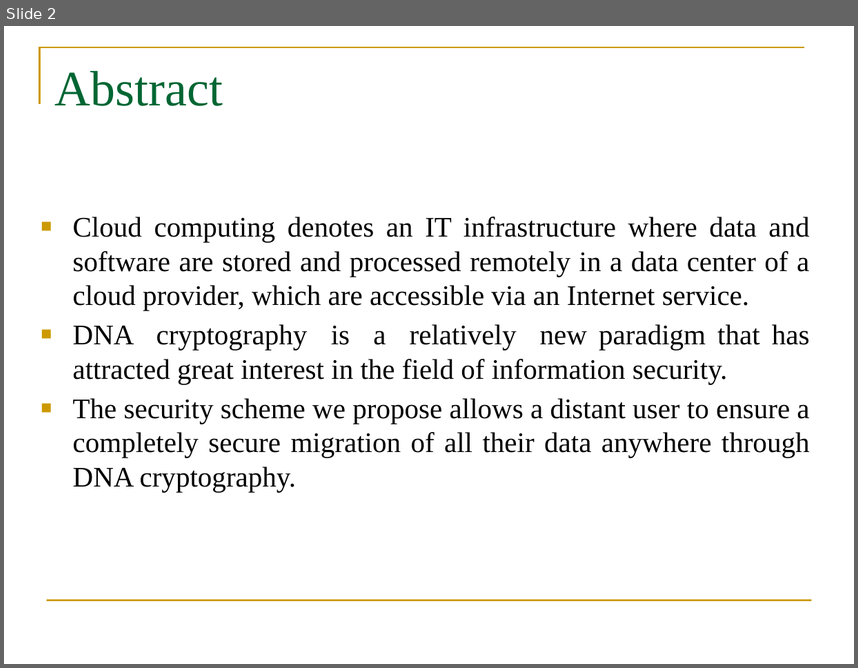
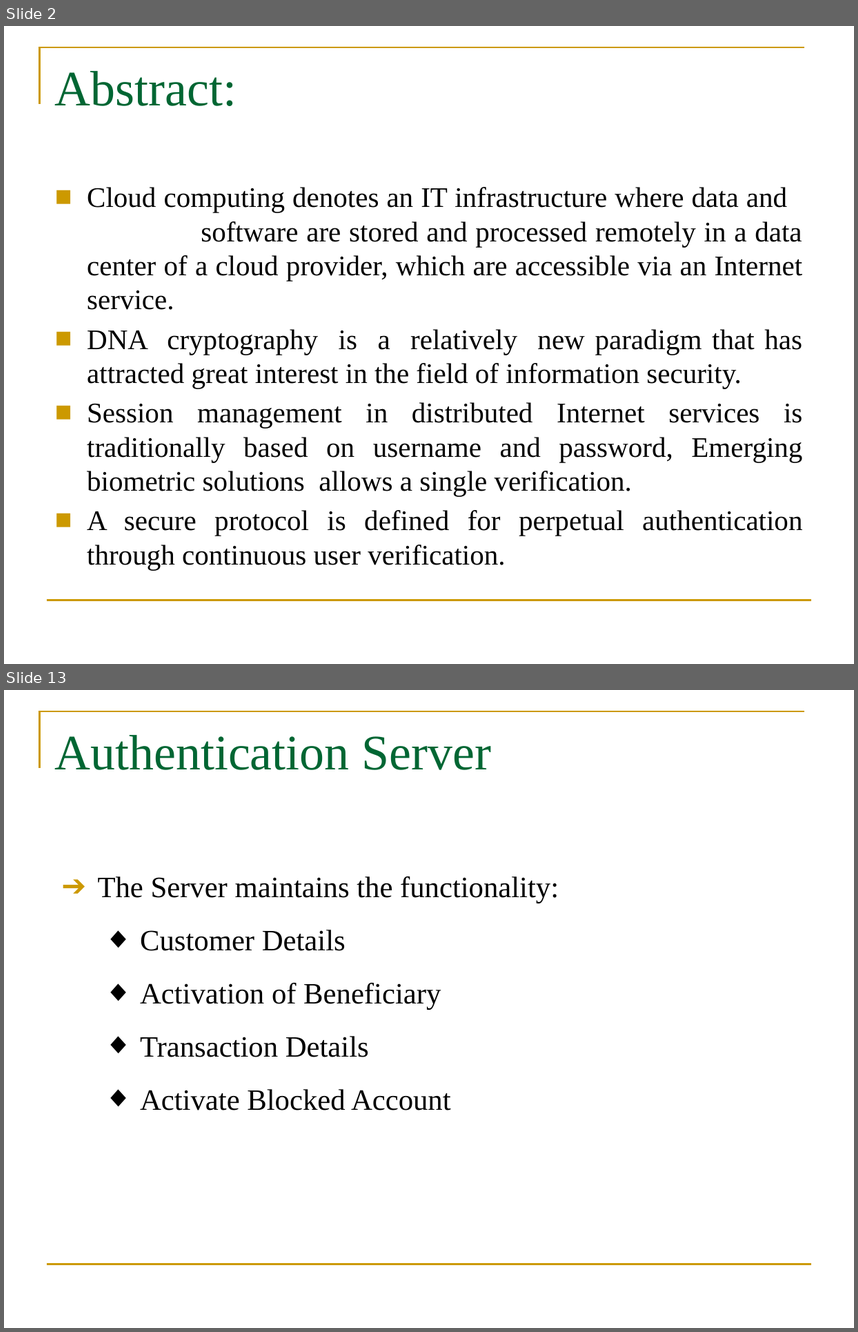
Before and after one commit to Lakshmi544-lab/A5-SRIT-2020, a slide deck: DNA for review0.pptx. Shown one above the other, each under a label of ours: slide 2 before the commit, slides 2 and 13 after it; the slides between them are not shown. The pictures are 858x668 and 858x1332 pixels, drawn with LibreOffice and Linux fonts; fonts in the diff are those of the drawing; background and template pictures are left out. Boxes give left, top, right and bottom in pixels: in the first picture for what was removed or moved away, otherwise in the second. Text is boxed around its words. In the diff, an @@ line names an element or a change of style, - is before the commit and + after.

```diff
--- a/DNA for review0.pptx
+++ b/DNA for review0.pptx
@@ slide 13 added at [4,690,854,1328], background #FFFFFF; not listed: 2 template elements that a slide beside it also shows @@
@@ title added at [55,735,491,770], 42 pt, text #006633 @@
+Authentication Server
@@ text added at [98,876,559,1110], 25 pt, text #000000 @@
+➔ The Server maintains the functionality:
+  ◆ Customer Details
+  ◆ Activation of Beneficiary
+  ◆ Transaction Details
+  ◆ Activate Blocked Account
@@ slide 2 changed as well @@
@@ title at [55,71,237,106]: text changed @@
-Abstract
+Abstract:
@@ text "Cloud computing denotes an IT ...": place and size @@
-text "Cloud computing denotes an IT ..." at [73,216,810,492]
+text "Cloud computing denotes an IT ..." at [87,187,803,570]
@@ text at [87,402,802,570]: text changed @@
-■ The security scheme we propose allows a distant user to ensure a completely secure migration of all their data anywhere through DNA cryptography.
+■ Session management in distributed Internet services is traditionally based on username and password, Emerging biometric solutions allows a single verification.
+■ A secure protocol is defined for perpetual authentication through continuous user verification.
```
Also in this commit, not shown: 3 other slides changed, 9 other slides added, 4 slides removed.
